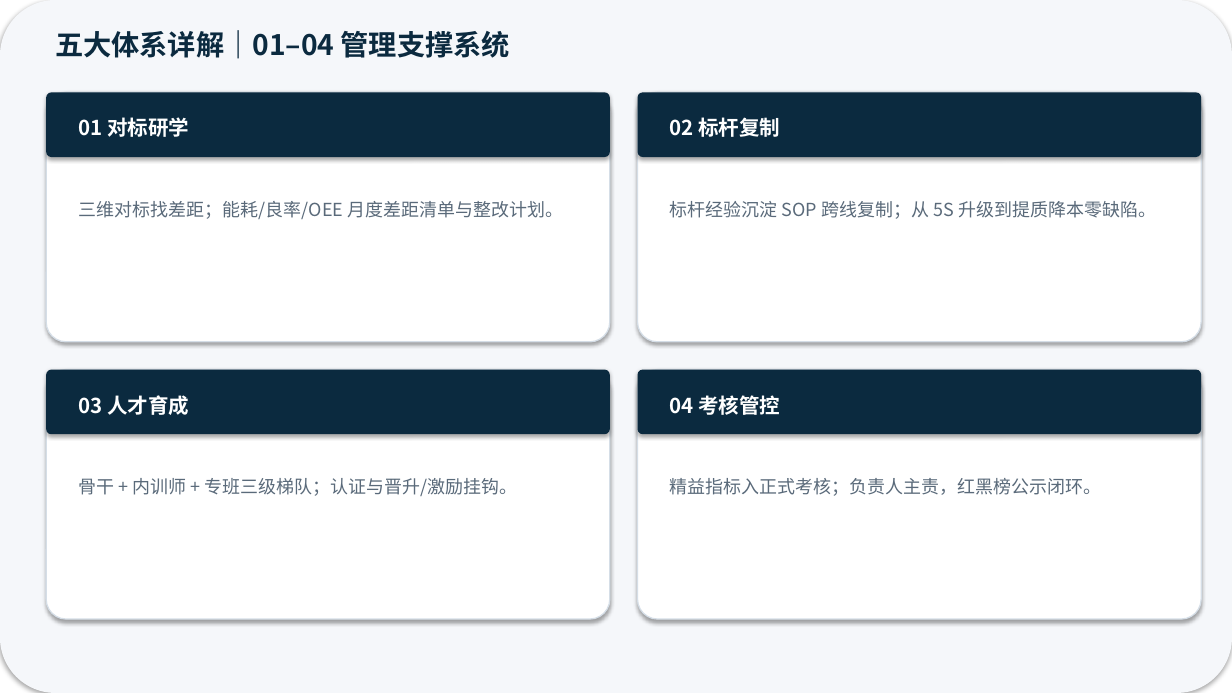
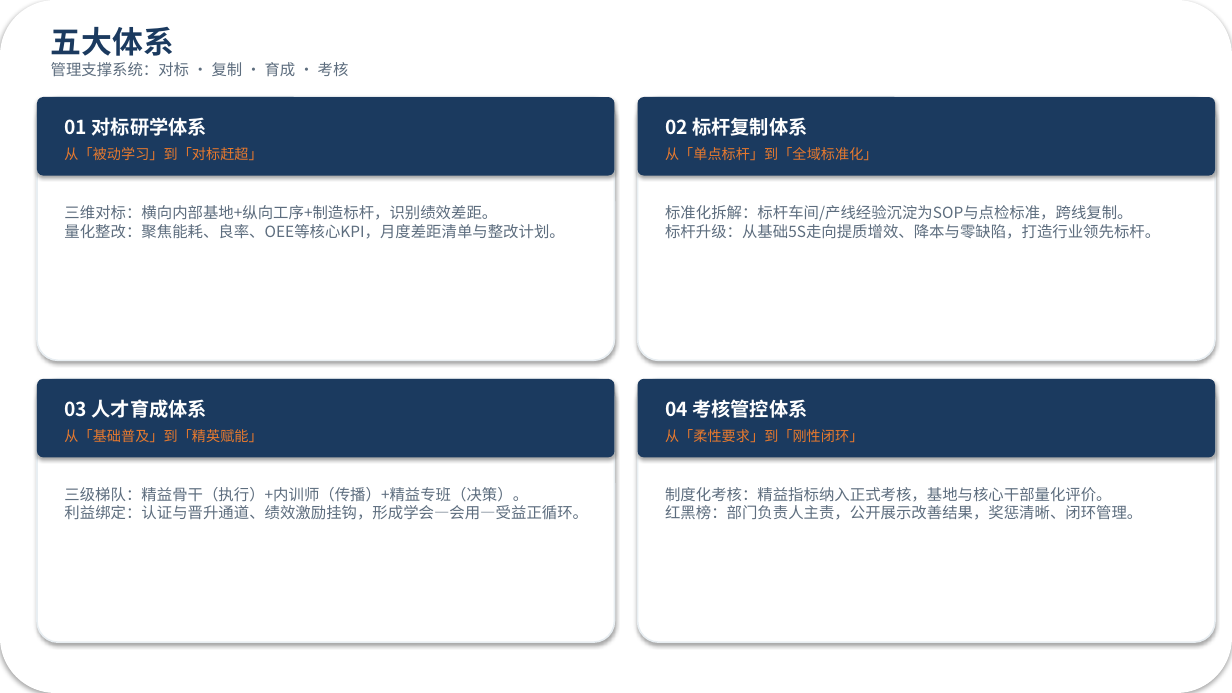
Before and after one commit to hifimanmini/ppt-agent, a slide deck: slide 3 of examples/gps-lean-xiangzong/output/GPS精益_筑基势起_向总汇报.pptx (slide 6 before the commit). Drawn at 1232x693 pixels with LibreOffice and Linux fonts; fonts in the diff are those of the drawing. Boxes give left, top, right and bottom in pixels: in the first picture for what was removed or moved away, otherwise in the second. Text is boxed around its words. In the diff, an @@ line names an element or a change of style, - is before the commit and + after.

Commit message:
fix: align deck to original 6 slides only
Rebuild deliverables to match the six source screenshots page-for-page
(pain points, 453 framework, systems 01-04, value productivity, three
stages, truth-goodness-beauty) and drop the extra pages.

```diff
--- a/examples/gps-lean-xiangzong/output/GPS精益_筑基势起_向总汇报.pptx
+++ b/examples/gps-lean-xiangzong/output/GPS精益_筑基势起_向总汇报.pptx
@@ rounded rectangle at bbox=[0, 0, 1232, 693]: fill #F5F7FA to #FFFFFF @@
@@ text at bbox=[51, 27, 174, 56]: text changed; size 22 to 24 pt; text colour #0B2A3F to #1B3A5F @@
-五大体系详解｜01–04 管理支撑系统
+五大体系
@@ text added at bbox=[51, 62, 349, 76], 12 pt, text #5D6D7E @@
+管理支撑系统：对标 · 复制 · 育成 · 考核
@@ rounded rectangle: place and size @@
-rounded rectangle at bbox=[46, 92, 610, 342]
+rounded rectangle at bbox=[37, 97, 615, 360]
@@ rounded rectangle: place and size @@
-rounded rectangle at bbox=[46, 92, 610, 157]
+rounded rectangle at bbox=[37, 97, 615, 176]
@@ text at bbox=[64, 117, 207, 136]: text changed; size 16 to 15 pt @@
-01 对标研学
+01 对标研学体系
@@ rounded rectangle: place and size @@
-rounded rectangle at bbox=[638, 92, 1202, 342]
+rounded rectangle at bbox=[638, 97, 1215, 360]
@@ rounded rectangle: place and size @@
-rounded rectangle at bbox=[638, 92, 1202, 157]
+rounded rectangle at bbox=[638, 97, 1215, 176]
@@ text at bbox=[665, 117, 807, 136]: text changed; size 16 to 15 pt @@
-02 标杆复制
+02 标杆复制体系
@@ text added at bbox=[64, 147, 262, 161], 11 pt, text #E87A2E @@
+从「被动学习」到「对标赶超」
@@ text added at bbox=[665, 147, 877, 161], 11 pt, text #E87A2E @@
+从「单点标杆」到「全域标准化」
@@ text at bbox=[64, 205, 564, 239]: text changed; size 14 to 12 pt; text colour #5A6A7A to #5D6D7E @@
-三维对标找差距；能耗/良率/OEE 月度差距清单与整改计划。
+三维对标：横向内部基地+纵向工序+制造标杆，识别绩效差距。
+量化整改：聚焦能耗、良率、OEE等核心KPI，月度差距清单与整改计划。
@@ text at bbox=[665, 205, 1160, 239]: text changed; size 14 to 12 pt; text colour #5A6A7A to #5D6D7E @@
-标杆经验沉淀 SOP 跨线复制；从 5S 升级到提质降本零缺陷。
+标准化拆解：标杆车间/产线经验沉淀为SOP与点检标准，跨线复制。
+标杆升级：从基础5S走向提质增效、降本与零缺陷，打造行业领先标杆。
@@ rounded rectangle: place and size @@
-rounded rectangle at bbox=[46, 370, 610, 619]
+rounded rectangle at bbox=[37, 379, 615, 642]
@@ rounded rectangle: place and size @@
-rounded rectangle at bbox=[46, 370, 610, 434]
+rounded rectangle at bbox=[37, 379, 615, 457]
@@ outline #D5DEE7 1 pt to #E8EEF2 1.25 pt in 4 elements at bbox=[37, 97, 615, 360], bbox=[638, 97, 1215, 360], bbox=[37, 379, 615, 642], bbox=[638, 379, 1215, 642] @@
@@ fill #0B2A3F to #1B3A5F in 4 elements at bbox=[37, 97, 615, 176], bbox=[638, 97, 1215, 176], bbox=[37, 379, 615, 457], bbox=[638, 379, 1215, 457] @@
@@ rounded rectangle: place and size @@
-rounded rectangle at bbox=[638, 370, 1202, 619]
+rounded rectangle at bbox=[638, 379, 1215, 642]
@@ rounded rectangle: place and size @@
-rounded rectangle at bbox=[638, 370, 1202, 434]
+rounded rectangle at bbox=[638, 379, 1215, 457]
@@ text at bbox=[64, 399, 207, 418]: text changed; size 16 to 15 pt @@
-03 人才育成
+03 人才育成体系
@@ text at bbox=[665, 399, 807, 418]: text changed; size 16 to 15 pt @@
-04 考核管控
+04 考核管控体系
@@ text added at bbox=[64, 429, 262, 443], 11 pt, text #E87A2E @@
+从「基础普及」到「精英赋能」
@@ text added at bbox=[665, 429, 863, 443], 11 pt, text #E87A2E @@
+从「柔性要求」到「刚性闭环」
@@ text at bbox=[64, 487, 588, 520]: text changed; size 14 to 12 pt; text colour #5A6A7A to #5D6D7E @@
-骨干 + 内训师 + 专班三级梯队；认证与晋升/激励挂钩。
+三级梯队：精益骨干（执行）+内训师（传播）+精益专班（决策）。
+利益绑定：认证与晋升通道、绩效激励挂钩，形成学会—会用—受益正循环。
@@ text at bbox=[665, 487, 1142, 520]: text changed; size 14 to 12 pt; text colour #5A6A7A to #5D6D7E @@
-精益指标入正式考核；负责人主责，红黑榜公示闭环。
+制度化考核：精益指标纳入正式考核，基地与核心干部量化评价。
+红黑榜：部门负责人主责，公开展示改善结果，奖惩清晰、闭环管理。
```
Also in this commit, not shown: 5 other slides changed, 4 slides removed, 24 other files.
